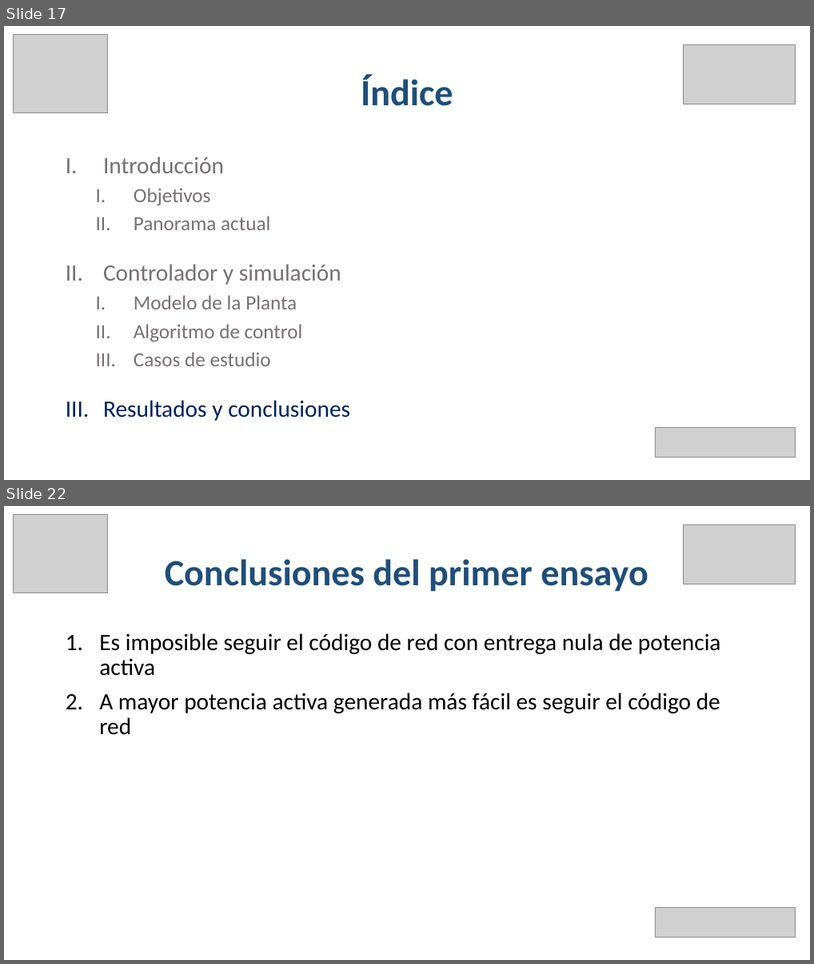
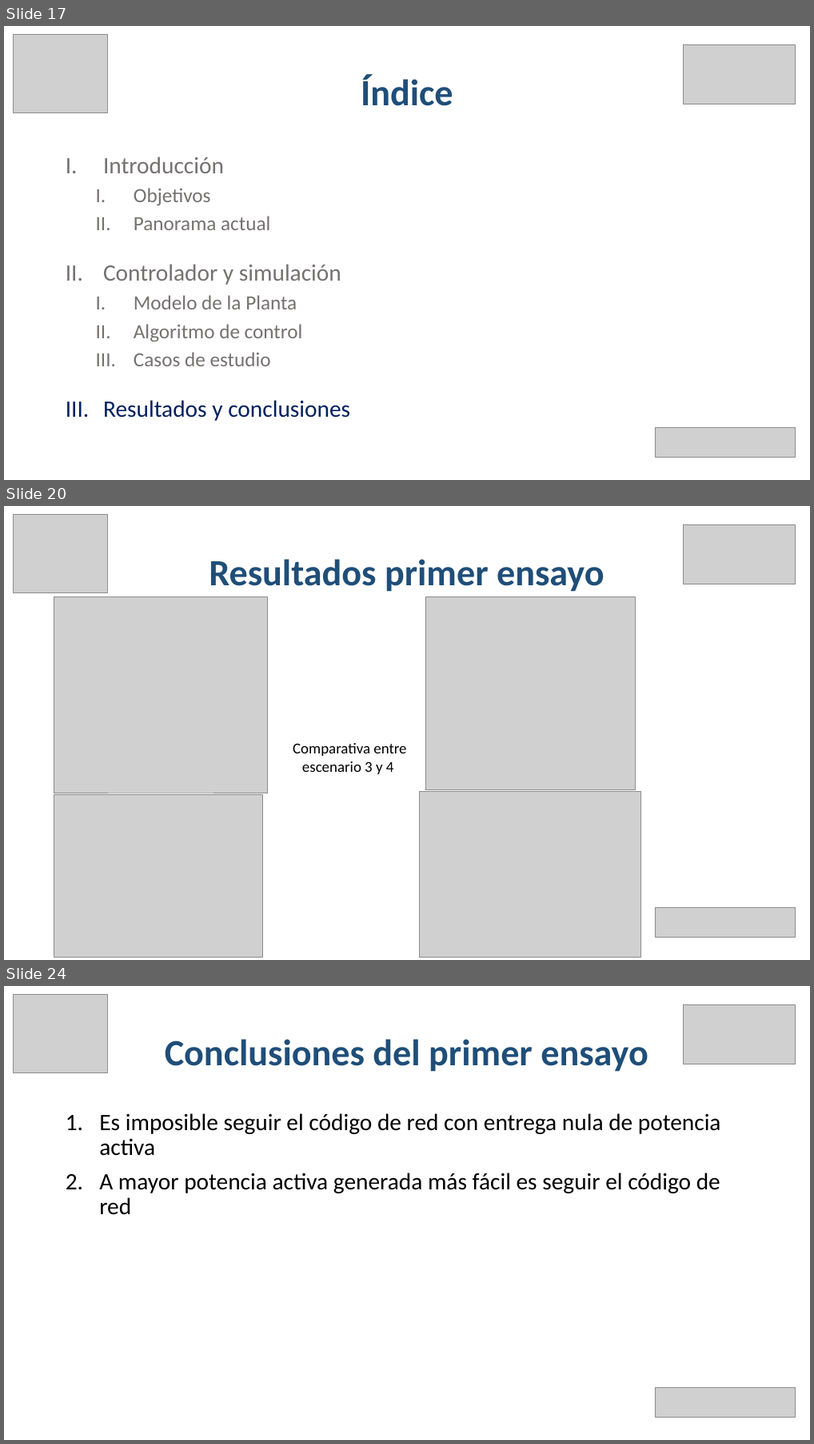
Before and after one commit to EmilioLdelaFuente/tfg, a slide deck: tfgPP.pptx. Shown one above the other, each under a label of ours: slides 17 and 22 before the commit, slides 17, 20 and 24 after it; the slides between them are not shown. The pictures are 814x964 and 814x1444 pixels, drawn with LibreOffice and Linux fonts; fonts in the diff are those of the drawing; grey boxes stand for pictures. Boxes give left, top, right and bottom in pixels: in the first picture for what was removed or moved away, otherwise in the second. Text is boxed around its words. In the diff, an @@ line names an element or a change of style, - is before the commit and + after.

```diff
--- a/tfgPP.pptx
+++ b/tfgPP.pptx
@@ slide 20 added at (4, 506, 810, 960), background #FFFFFF @@
@@ picture added at (14, 515, 107, 592) @@
@@ picture added at (683, 524, 795, 584) @@
@@ title added at (209, 559, 605, 592), 44 pt, text #1F4E79, bold @@
+Resultados primer ensayo
@@ picture added at (54, 596, 268, 792) @@
@@ picture added at (426, 596, 635, 790) @@
@@ text added at (293, 743, 406, 774), 18 pt, text #000000 @@
+Comparativa entre escenario 3 y 4
@@ picture added at (420, 792, 641, 957) @@
@@ picture added at (54, 794, 262, 956) @@
@@ picture added at (655, 907, 796, 936) @@
@@ what was slide 22 is now slide 24 @@
```
Also in this commit, not shown: 7 slides changed, 1 other slide added.
